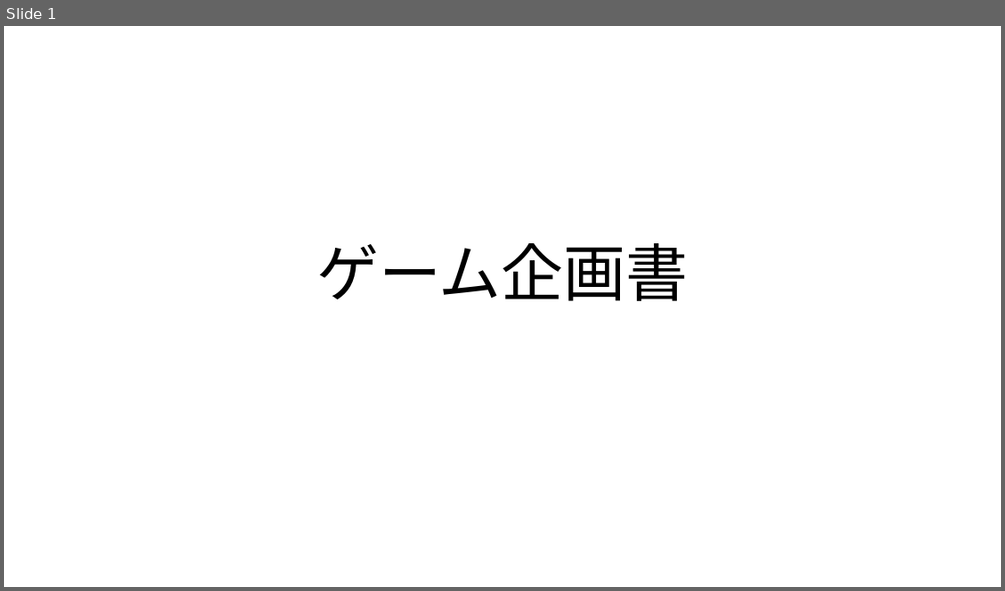
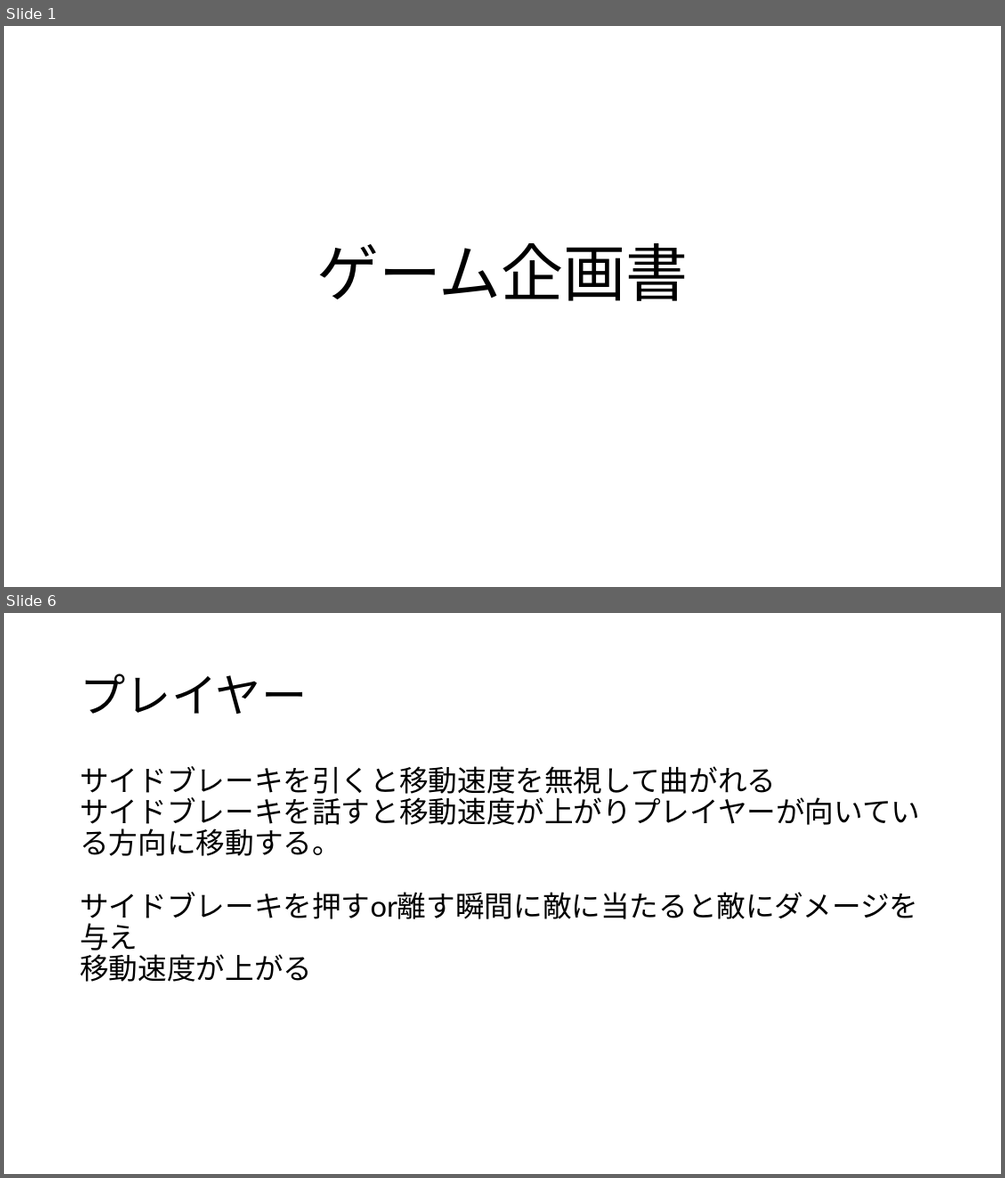
Before and after one commit to HayashiMasakane/Syuusyokusakuhixn, a slide deck: 資料/企画書.pptx. Shown one above the other, each under a label of ours: slide 1 before the commit, slides 1 and 6 after it; the slides between them are not shown. The pictures are 1005x591 and 1005x1178 pixels, drawn with LibreOffice and Linux fonts; fonts in the diff are those of the drawing. Boxes give left, top, right and bottom in pixels: in the first picture for what was removed or moved away, otherwise in the second. Text is boxed around its words. In the diff, an @@ line names an element or a change of style, - is before the commit and + after.

Commit message:
企画書の完成01
ステージやタイトルなど
足りなかった部分を追加

```diff
--- a/資料/企画書.pptx
+++ b/資料/企画書.pptx
@@ slide 6 added at [4,613,1001,1174], background #FFFFFF @@
@@ title added at [80,674,307,714], 44 pt, text #000000 @@
+プレイヤー
@@ text added at [80,766,920,981], 28 pt, text #000000 @@
+サイドブレーキを引くと移動速度を無視して曲がれる
+サイドブレーキを話すと移動速度が上がりプレイヤーが向いている方向に移動する。
+サイドブレーキを押すor離す瞬間に敵に当たると敵にダメージを与え
+移動速度が上がる
```
Also in this commit, not shown: 5 slides changed, 2 other slides added.
